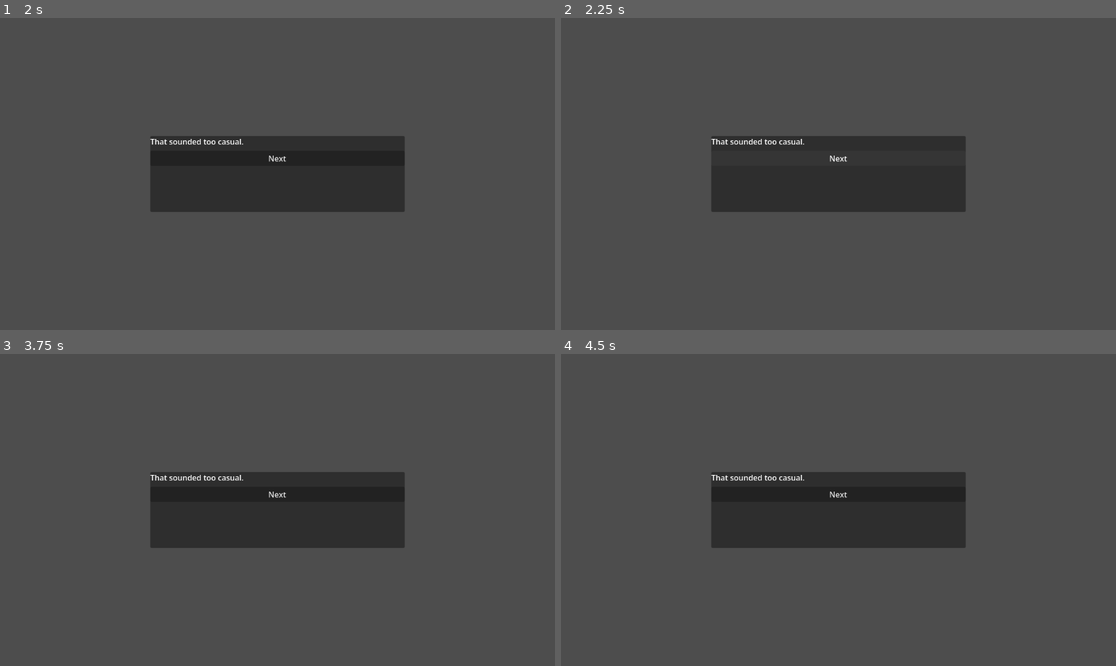
Above: before the commit, frames 1-4 (two rows, left to right).
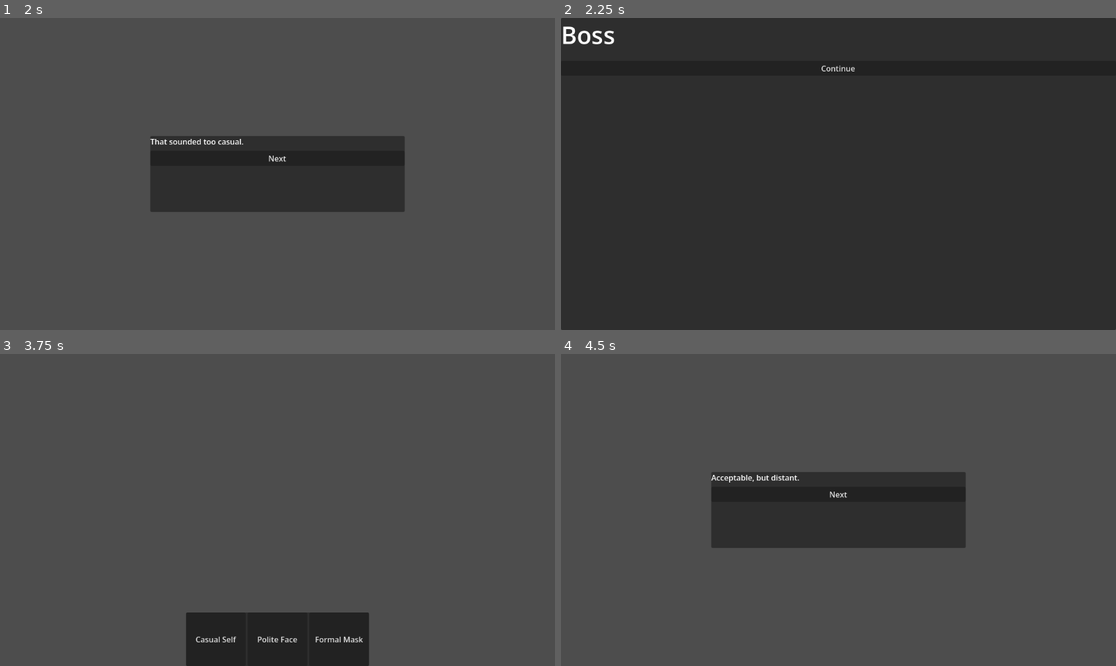
Above: after the commit, the same moments.

Repository: NitronicGames/GGJ-2026-KGO-Mask-Project
Game: Godot game, scene res://UI/GameUI.tscn
Same seed, same stepped clock (60 frames per second), same inputs: the game is played once before the commit and once after it. This scene is started directly instead of the project's main scene.
Inputs (mouse positions are in pixels of both pictures, inside the frame that each line leads up to):
- Up to frame 1 (2 s): click "Continue" at 0.5 s; click "Casual Self" at 1.25 s
- Up to frame 2 (2.25 s): click "Next" at 2 s
- Up to frame 3 (3.75 s): click (277, 494) at 2.75 s, where only the run before the commit has a clickable "Next"; click (277, 403) at 3.5 s, where only the run after the commit has a clickable "Continue"
- Up to frame 4 (4.5 s): click (838, 637) at 4.25 s, where only the run after the commit has a clickable "Polite Face"

Frame 1 is identical in both runs. In frame 2, 89% of the frame differs, in the area x 0-100%, y 0-100%; in frame 3, 17%; in frame 4, 0.2%.

Commit message:
Updated Reaction Panel

Diff:
--- a/UI/game_ui.gd
+++ b/UI/game_ui.gd
@@ -69,6 +69,9 @@
 
 	if scenario_index >= scenario_data.scenarios.size():
 		print("All scenarios done")
+		feedback_panel.visible = false
+		choice_panel.visible = false
+		dialogue_panel.visible = true
 		return
 
 	load_scenario(scenario_index)
